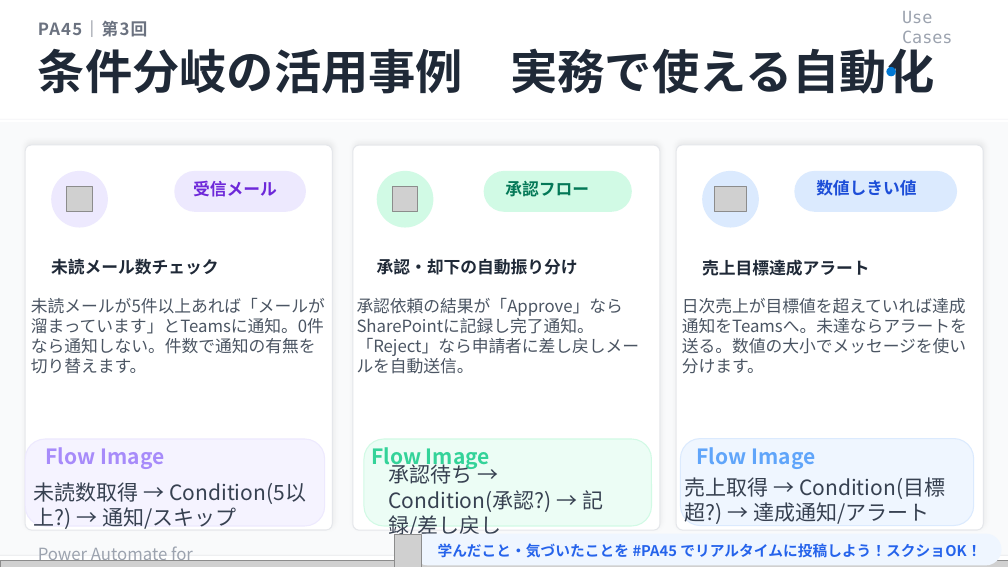
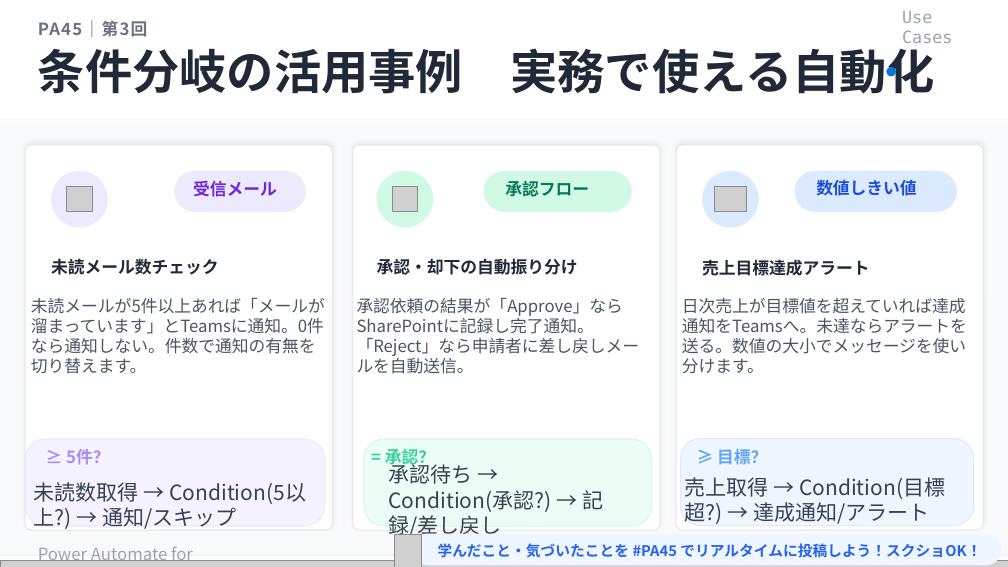
Before and after one commit to Haru-PowerPlatform/pa45, a slide deck: slide 9 of assets/pa45/P003_PA45_条件分岐_20260401.pptx. Drawn at 1008x567 pixels with LibreOffice and Linux fonts; fonts in the diff are those of the drawing; grey boxes stand for pictures; background and template pictures are left out. Boxes give left, top, right and bottom in pixels: in the first picture for what was removed or moved away, otherwise in the second. Text is boxed around its words. In the diff, an @@ line names an element or a change of style, - is before the commit and + after.

```diff
--- a/assets/pa45/P003_PA45_条件分岐_20260401.pptx
+++ b/assets/pa45/P003_PA45_条件分岐_20260401.pptx
@@ text at (x1=66, y1=449, x2=109, y2=465): text changed; size 20 to 16 pt @@
-Flow Image
+≥ 5件？
@@ text at (x1=385, y1=449, x2=435, y2=468): text changed; size 20 to 16 pt @@
-Flow Image
+= 承認？
@@ text at (x1=717, y1=449, x2=767, y2=465): text changed; size 20 to 16 pt @@
-Flow Image
+≥ 目標？
```
